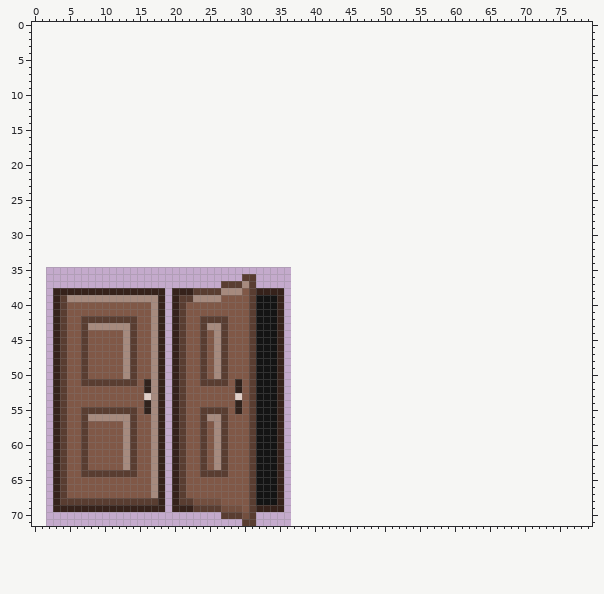
A sprite sheet gets an edit: public/doorAnim.png. Above, as it was before the edit.
The file is 35x38 pixels. The old version is drawn lined up with the new one, on the new canvas.
Once edited:
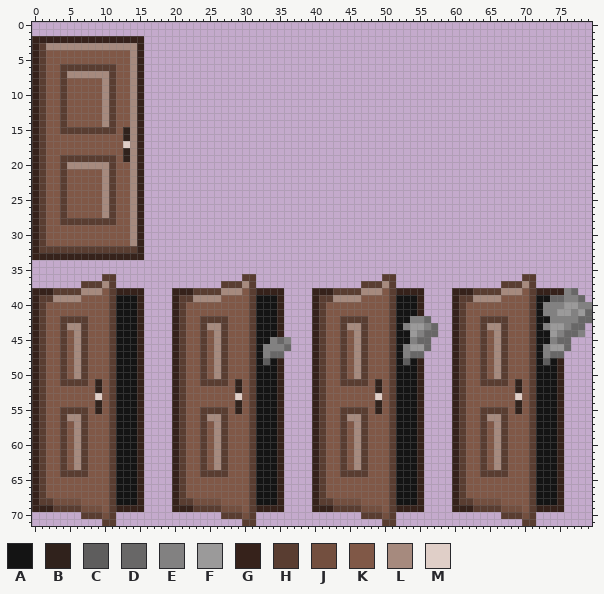
Palette (. is transparent): A #141414  B #30221c  C #5e5d5d  D #686767  E #828181  F #9b9a9a  G #36221b  H #593d31  J #734f3f  K #805847  L #a68a7e  M #e0cfc8
Changes in this commit:
canvas 35x38 -> 80x72, the old top-left corner now at 2,35 (the part of the old canvas that was cut away was empty and is not shown)
Changed rows in their new state; - is an unchanged pixel.
first column x 0:
 2 GGGGGGGGGGGGGGGG----------------------------------------------------------------
 3 GHLLLLLLLLLLLLLG----------------------------------------------------------------
 4 GHKKKKKKKKKKKKLG----------------------------------------------------------------
 5 GHKKKKKKKKKKKKLG----------------------------------------------------------------
 6 GHKKHHHHHHHHKKLG----------------------------------------------------------------
 7 GHKKHLLLLLLHKKLG----------------------------------------------------------------
 8 GHKKHKKKKKLHKKLG----------------------------------------------------------------
 9 GHKKHKKKKKLHKKLG----------------------------------------------------------------
10 GHKKHKKKKKLHKKLG----------------------------------------------------------------
11 GHKKHKKKKKLHKKLG----------------------------------------------------------------
12 GHKKHKKKKKLHKKLG----------------------------------------------------------------
13 GHKKHKKKKKLHKKLG----------------------------------------------------------------
14 GHKKHKKKKKLHKKLG----------------------------------------------------------------
15 GHKKHHHHHHHHKBLG----------------------------------------------------------------
16 GHKKKKKKKKKKKBLG----------------------------------------------------------------
17 GHKKKKKKKKKKKMLG----------------------------------------------------------------
18 GHKKKKKKKKKKKBLG----------------------------------------------------------------
19 GHKKHHHHHHHHKBLG----------------------------------------------------------------
20 GHKKHLLLLLLHKKLG----------------------------------------------------------------
21 GHKKHKKKKKLHKKLG----------------------------------------------------------------
22 GHKKHKKKKKLHKKLG----------------------------------------------------------------
23 GHKKHKKKKKLHKKLG----------------------------------------------------------------
24 GHKKHKKKKKLHKKLG----------------------------------------------------------------
25 GHKKHKKKKKLHKKLG----------------------------------------------------------------
26 GHKKHKKKKKLHKKLG----------------------------------------------------------------
27 GHKKHKKKKKLHKKLG----------------------------------------------------------------
28 GHKKHHHHHHHHKKLG----------------------------------------------------------------
29 GHKKKKKKKKKKKKLG----------------------------------------------------------------
30 GHKKKKKKKKKKKKLG----------------------------------------------------------------
31 GHKKKKKKKKKKKKLG----------------------------------------------------------------
32 GHHHHHHHHHHHHHHG----------------------------------------------------------------
33 GGGGGGGGGGGGGGGG----------------------------------------------------------------
36 ----------HH--------------------------------------HH------------------HH--------
37 -------HHHLH-----------------------------------HHHLH---------------HHHLH--------
38 GGGHHHHLLLKH----...---------------------GGGHHHHLLLKHGGGG----GGGHHHHLLLKHGGGGED--
39 GHHLL--KKKKHAAAG...---------------------GHHLLLLKKKKHAAAG----GHHLLLLKKKKHAADDEED-
40 GHKKK------HAAAG...---------------------GHKKKKKKKKKHAAAG----GHKKKKKKKKKHAEEEFFEE
41 GHKKK------HAAAG...---------------------GHKKKKKKKKKHAAAG----GHKKKKKKKKKHAEEFFEFD
42 GHKK-HH-KKK-AAAG...---------------------GHKKHHHHKKKHAAEED---GHKKHHHHKKKHAAEEEEDD
43 GHKK-LL-KKKHAAAG...---------------------GHKKHLLHKKKHAEFFED--GHKKHLLHKKKHAEFFEDD-
44 GHKK--L----HAAAG...---------------------GHKKHKLHKKKHAAFEDD--GHKKHKLHKKKHAAFEDDE-
45 GHKK--L----HAAAG...---------------EDE---GHKKHKLHKKKHAAEDD---GHKKHKLHKKKHAAEDD---
46 GHKK--L----HAAAG...--------------EEED---GHKKHKLHKKKHAEFFD---GHKKHKLHKKKHAEFFD---
47 GHKK--L----HAAAG...--------------EDD----GHKKHKLHKKKHAEDD----GHKKHKLHKKKHAEDD----
48 GHKK--L----HAAAG...--------------C------GHKKHKLHKKKHACAG----GHKKHKLHKKKHACAG----
49 GHKK--L----HAAAG...---------------------GHKKHKLHKKKHAAAG----GHKKHKLHKKKHAAAG----
50 GHKK--L----HAAAG...---------------------GHKKHKLHKKKHAAAG----GHKKHKLHKKKHAAAG----
51 GHKK-HH-KBK-AAAG...---------------------GHKKHHHHKBKHAAAG----GHKKHHHHKBKHAAAG----
52 GHKKK----B-HAAAG...---------------------GHKKKKKKKBKHAAAG----GHKKKKKKKBKHAAAG----
53 GHKKK----M-HAAAG...---------------------GHKKKKKKKMKHAAAG----GHKKKKKKKMKHAAAG----
54 GHKKK----B-HAAAG...---------------------GHKKKKKKKBKHAAAG----GHKKKKKKKBKHAAAG----
55 GHKK-HH-KBK-AAAG...---------------------GHKKHHHHKBKHAAAG----GHKKHHHHKBKHAAAG----
56 GHKK-LL-KKKHAAAG...---------------------GHKKHLLHKKKHAAAG----GHKKHLLHKKKHAAAG----
57 GHKK--L----HAAAG...---------------------GHKKHKLHKKKHAAAG----GHKKHKLHKKKHAAAG----
58 GHKK--L----HAAAG...---------------------GHKKHKLHKKKHAAAG----GHKKHKLHKKKHAAAG----
59 GHKK--L----HAAAG...---------------------GHKKHKLHKKKHAAAG----GHKKHKLHKKKHAAAG----
60 GHKK--L----HAAAG...---------------------GHKKHKLHKKKHAAAG----GHKKHKLHKKKHAAAG----
61 GHKK--L----HAAAG...---------------------GHKKHKLHKKKHAAAG----GHKKHKLHKKKHAAAG----
62 GHKK--L----HAAAG...---------------------GHKKHKLHKKKHAAAG----GHKKHKLHKKKHAAAG----
63 GHKK--L----HAAAG...---------------------GHKKHKLHKKKHAAAG----GHKKHKLHKKKHAAAG----
64 GHKK-HH-KKK-AAAG...---------------------GHKKHHHHKKKHAAAG----GHKKHHHHKKKHAAAG----
65 GHKKK------HAAAG...---------------------GHKKKKKKKKKHAAAG----GHKKKKKKKKKHAAAG----
66 GHKKK------HAAAG...---------------------GHKKKKKKKKKHAAAG----GHKKKKKKKKKHAAAG----
67 GHKKK------HAAAG...---------------------GHKKKKKKKKKHAAAG----GHKKKKKKKKKHAAAG----
68 GHHJJJJKKKK-AAAG...---------------------GHHJJJJKKKKHAAAG----GHHJJJJKKKKHAAAG----
69 GGGHHHHJJJKH----...---------------------GGGHHHHJJJKHGGGG----GGGHHHHJJJKHGGGG----
70 -------HHHJH-----------------------------------HHHJH---------------HHHJH--------
71 ----------HH--------------------------------------HH------------------HH--------
Pixel boxes of the changes (left, top, right, bottom) in both pictures:
changed: (32, 36, 165, 526)
changed: (263, 274, 592, 526)
